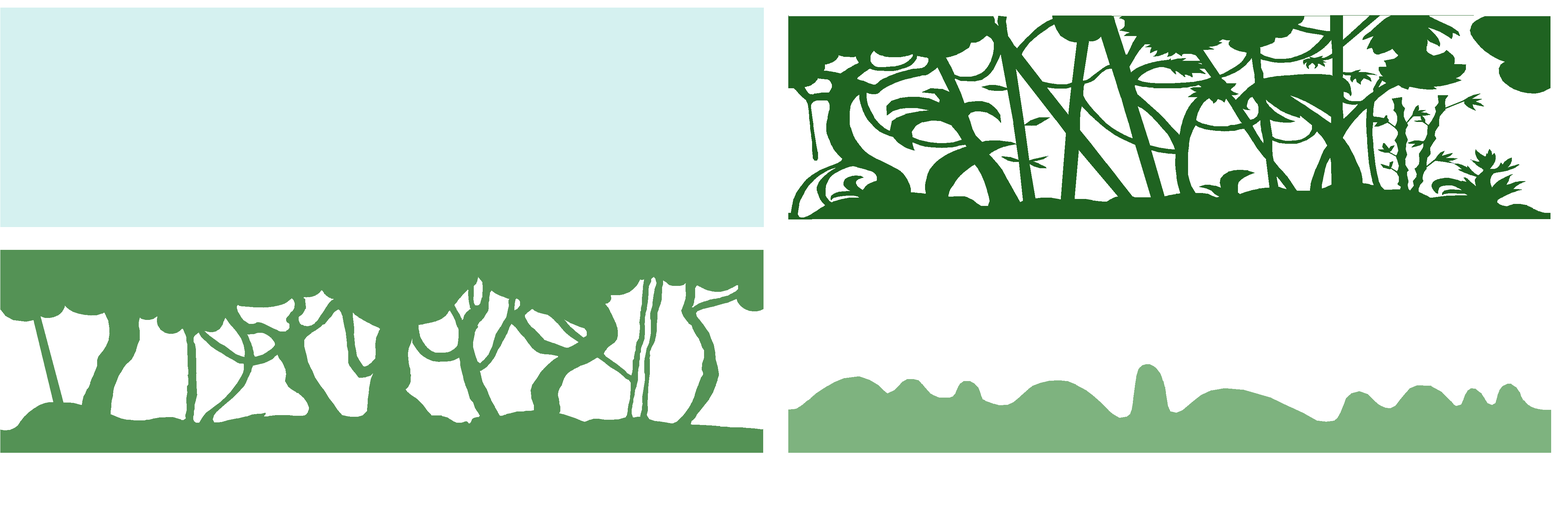
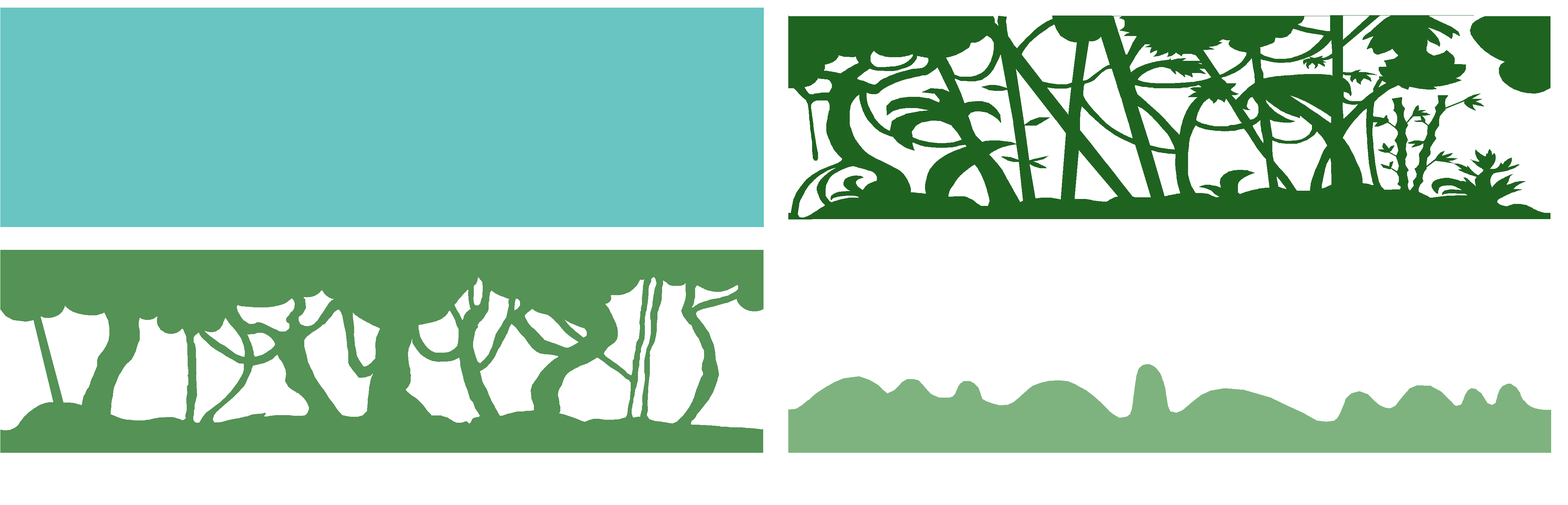
Comparing the layer stacks of the two 1568px x 505px images. Changes:
painted on "Fundo01" over [0, 7, 764, 227]
